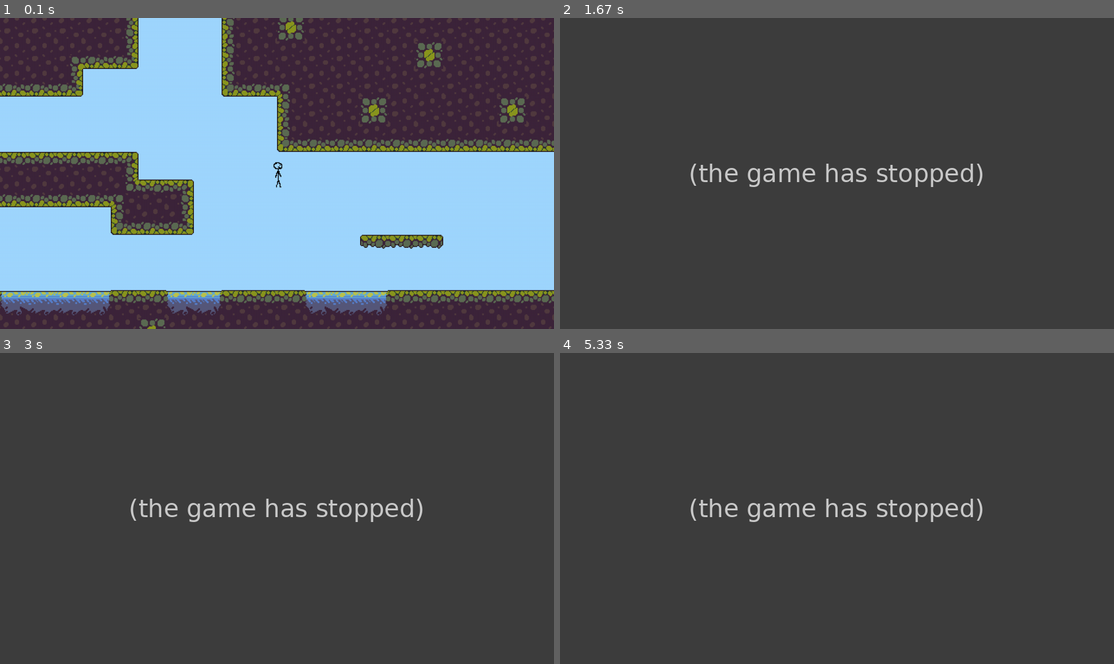
Above: before the commit, frames 1-4 (two rows, left to right).
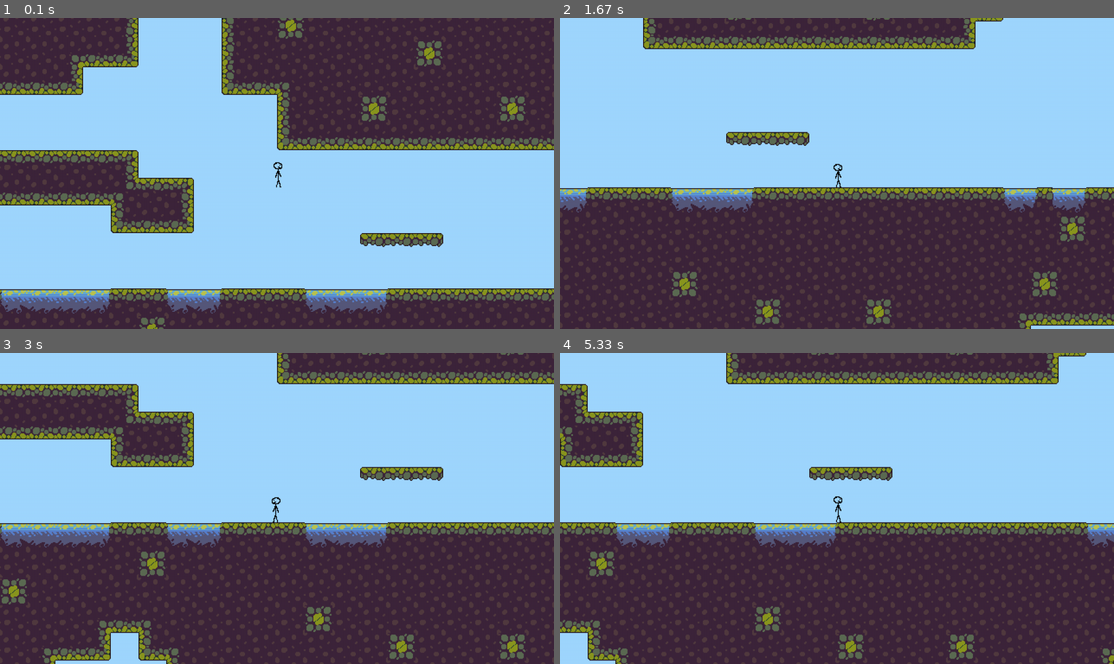
Above: after the commit, the same moments.

Repository: KDO1T/Return-To-Sender
Game: pygame game, started from main.py
Two runs of this game, one before a commit and one after it. Both use one fixed random seed, a clock stepped at 60 frames per second and the inputs below.
Inputs:
- Up to frame 1 (0.1 s): no input
- Up to frame 2 (1.67 s): hold D 0.33-0.8 s; hold W 0.83-1.13 s; hold D 1.17-1.63 s
- Up to frame 3 (3 s): hold A 1.67-2.2 s; hold S 2.23-2.53 s; hold A 2.57-2.97 s
- Up to frame 4 (5.33 s): hold D 3.4-4.03 s; hold S 4.07-4.43 s; hold A 4.47-4.93 s; hold D from 4.97 s (still down)

The runs differ from the first frame. In frame 1, 9.6% of the frame differs, in the area x 0-100%, y 0-100%; in frame 2, 90%; in frame 3, 89%; in frame 4, 89%.
Error before the commit: UnboundLocalError: cannot access local variable 'action' where it is not associated with a v...; the game stopped at 0.33 s (later frames are placeholders)

Commit message:
added movement frames but its stuck on idle animation

Diff:
--- a/main.py
+++ b/main.py
@@ -91,7 +91,7 @@
 #                 'animations/idle/idle_5.png', 'animations/idle/idle_6.png']
 
 idle_frames = [pygame.image.load(f"animations/idle/idle_{i}.png") for i in range(1, 7)]
-movement_frames = []
+movement_frames = [pygame.image.load(f"animations/idle/idle_{i}.png") for i in range(1, 6)]
 jumping_frames = []
 current_frames = []
 
@@ -107,19 +107,12 @@
 
     if tick >= 60:
          tick = 0
-    if mod == 0:
-        if tick <= 60:
-            action = 5
-        if tick <= 50:
-            action = 4
-        if tick <= 40:
-            action = 3
-        if tick <= 30:
-            action = 2
-        if tick <= 20:
-            action = 1
-        if tick <= 10:
-            action = 0
+
+    if mod == 0: #idle
+        action = tick //10
+    if mod == 1: #moving
+        action = tick //12
+
 
     # if mod == 1:
     #     if tick <= 10:
@@ -152,7 +145,8 @@
     return action, tick
 
 
-
+player_sprite = idle_frames[active_frame]
+player_rect = pygame.Rect(400, 200, player_sprite.get_width(), player_sprite.get_height()) #player hitbox
 
 
 
@@ -161,8 +155,6 @@
 # *--GAME LOOP--*
 while True:
 
-    player_sprite = idle_frames[active_frame]
-    player_rect = pygame.Rect(400, 200, player_sprite.get_width(), player_sprite.get_height()) #player hitbox
 
 
     jump = False
Binary file added: animations/walking/walking_1.png
Binary file added: animations/walking/walking_2.png
Binary file added: animations/walking/walking_3.png
Binary file added: animations/walking/walking_4.png
Binary file added: animations/walking/walking_5.png
Not shown, added: animations/walking.zip
